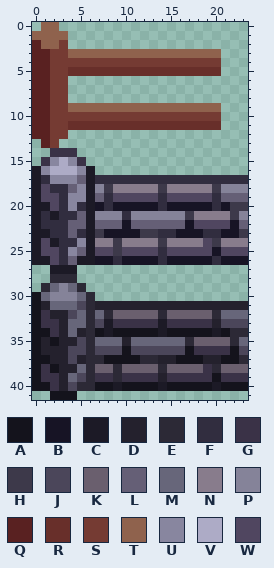
One commit to this pixel-art sprite: Assets/Sprites/wall_brick.png. This is how it looked before the edit.
The file is 24x42 pixels. Colours within 5 levels of each other are drawn and written as one.
Palette (. is transparent): A #14131c  B #171425  C #1c1a26  D #24212d  E #2c2936  F #312d3f  G #3a3247  H #3d394a  J #4b465a  K #6a5f6e  L #655f76  M #67667a  N #887c8c  P #858399  Q #592121  R #682f2a  S #753b33  T #8f624d  U #88869f  V #adabc6  W #504660
Pixels before, first column x 0:
 0 .TT.....................
 1 TTTT....................
 2 QTTS....................
 3 QQSSTTTTTTTTTTTTTTTTT...
 4 QQSSSSSSSSSSSSSSSSSSS...
 5 QQSSRRRRRRRRRRRRRRRRR...
 6 QQSS....................
 7 QQSS....................
 8 QQSS....................
 9 QQSSTTTTTTTTTTTTTTTTT...
10 QQSSSSSSSSSSSSSSSSSSS...
11 QQSSRRRRRRRRRRRRRRRRR...
12 QQSS....................
13 .QS.....................
14 ..GGG...................
15 .GUVUG..................
16 CUVVVUC.................
17 CFUUULCFFFFFFFFFFFFFFFFF
18 CWFFLUCPHNNNNNHNNNNNHPPP
19 CWWFUUCLFWWWWWFWWWWWFLLL
20 CCWFUFCBFBBBBBFBBBBBFBHH
21 CFCFFLCPPPFPPPPPPHNNNNHP
22 CFFFLLCLLLBLLLLLLBWWWWBL
23 CCFFLFCHBBBBHHFFBBBFFBBH
24 CWCFFUCNNHNNNNHNNNNWHNNN
25 CWWFULCWWHWWWWFWWWWWBWWW
26 CCWFLCCBBFBBBBFBBBBBFBBB
27 ..CCC...................
28 ..EEE...................
29 .EMPME..................
30 AMPPPME.................
31 ADMMMJEDDDDDDDDDDDDDDDDD
32 AGDDJMEMEKKKKKEKKKKKEMMM
33 AGGDMMEJCGGGGGCGGGGGDJJJ
34 AAGDMDEACAAAAACAAAAACAEE
35 ADADDJEMMMDMMMMMMEKKKKEM
36 ADDDJJEJJJAJJJJJJAGGGGAJ
37 AADDJDEEAAAAEEDDAAADDAAE
38 AGADDMEKKEKKKKEKKKKGEKKK
39 AGGDMJEGGEGGGGDGGGGGAGGG
40 AAGDJEEAACAAAACAAAAACAAA
41 ..AAA...................
New version:
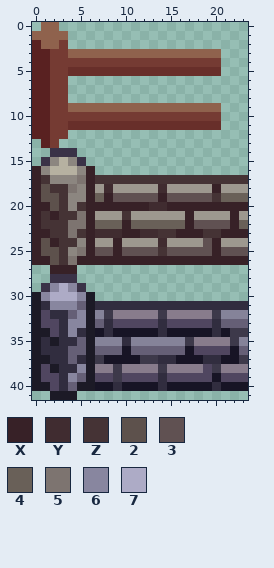
Colours new in this view: X #372127  Y #402c30  Z #453335  2 #5d514c  3 #605152  4 #696058  5 #7d7470  6 #88869f  7 #adabc6
From old to new:
{"colour":"K","old":"#6a5f6e","new":"#887c8c"}
{"colour":"N","old":"#887c8c","new":"#9d988f"}
{"colour":"U","old":"#88869f","new":"#8c8680"}
{"colour":"V","old":"#adabc6","new":"#b6b1a1"}
{"y":16,"x":0,"old":"C","new":"X"}
{"y":16,"x":6,"old":"C","new":"X"}
{"y":17,"x":0,"old":"CF","new":"XZ"}
{"y":17,"x":5,"old":"LCFFFFFFFFFFFFFFFFF","new":"5XZZZZZZZZZZZZZZZZZ"}
{"y":18,"x":0,"old":"CWFFL","new":"X2ZZ5"}
{"y":18,"x":6,"old":"CPH","new":"XNY"}
{"y":18,"x":14,"old":"H","new":"Y"}
{"y":18,"x":20,"old":"HPPP","new":"XNNN"}
{"y":19,"x":0,"old":"CWWF","new":"X22Z"}
{"y":19,"x":6,"old":"CLFWWWWWFWWWWWFLLL","new":"X4X33333X33333Z444"}
{"y":20,"x":0,"old":"CCWF","new":"XX2Z"}
{"y":20,"x":5,"old":"FCBFBBBBBFBBBBBFBHH","new":"ZXXXXXXXYYXXXXXXXXX"}
{"y":21,"x":0,"old":"CFCFFLCPPPFPPPPPPH","new":"XZXZZ5XNNNZNNNNNNX"}
{"y":21,"x":22,"old":"HP","new":"XN"}
{"y":22,"x":0,"old":"CFFFLLCLLLBLLLLLLBWWWWBL","new":"XZZZ55X444X444444X3333X4"}
{"y":23,"x":0,"old":"CCFFLFCHBBBBHHFFBBBFFBBH","new":"XXZZ5ZXYYYXXYYZZXXXZZXXX"}
{"y":24,"x":0,"old":"CWCFF","new":"X2XZZ"}
{"y":24,"x":6,"old":"C","new":"X"}
{"y":24,"x":9,"old":"H","new":"X"}
{"y":24,"x":14,"old":"H","new":"Y"}
{"y":24,"x":19,"old":"WH","new":"3X"}
{"y":25,"x":0,"old":"CWWF","new":"X22Z"}
{"y":25,"x":5,"old":"LCWWHWWWWFWWWWWBWWW","new":"5X33X3333Z33333X333"}
{"y":26,"x":0,"old":"CCWFLCCBBFBBBBFBBBBBFBBB","new":"XX2Z5XXXXXXXXXXXXXXXXXXX"}
{"y":27,"x":2,"old":"CCC","new":"XXX"}
{"y":28,"x":2,"old":"EEE","new":"GGG"}
{"y":29,"x":1,"old":"EMPME","new":"G676G"}
{"y":30,"x":0,"old":"AMPPPME","new":"C67776C"}
{"y":31,"x":0,"old":"ADMMMJEDDDDDDDDDDDDDDDDD","new":"CF666LCFFFFFFFFFFFFFFFFF"}
{"y":32,"x":0,"old":"AGDDJMEME","new":"CWFFL6CPH"}
{"y":32,"x":14,"old":"E","new":"H"}
{"y":32,"x":20,"old":"EMMM","new":"HPPP"}
{"y":33,"x":0,"old":"AGGDMMEJCGGGGGCGGGGGDJJJ","new":"CWWF66CLFWWWWWFWWWWWFLLL"}
{"y":34,"x":0,"old":"AAGDMDEACAAAAACAAAAACAEE","new":"CCWF6FCBFBBBBBFBBBBBFBHH"}
{"y":35,"x":0,"old":"ADADDJEMMMDMMMMMME","new":"CFCFFLCPPPFPPPPPPH"}
{"y":35,"x":22,"old":"EM","new":"HP"}
{"y":36,"x":0,"old":"ADDDJJEJJJAJJJJJJAGGGGAJ","new":"CFFFLLCLLLBLLLLLLBWWWWBL"}
{"y":37,"x":0,"old":"AADDJDEEAAAAEEDDAAADDAAE","new":"CCFFLFCHBBBBHHFFBBBFFBBH"}
{"y":38,"x":0,"old":"AGADDME","new":"CWCFF6C"}
{"y":38,"x":9,"old":"E","new":"H"}
{"y":38,"x":14,"old":"E","new":"H"}
{"y":38,"x":19,"old":"GE","new":"WH"}
{"y":39,"x":0,"old":"AGGDMJEGGEGGGGDGGGGGAGGG","new":"CWWF6LCWWHWWWWFWWWWWBWWW"}
{"y":40,"x":0,"old":"AAGDJEEAACAAAACAAAAACAAA","new":"CCWFLCCBBFBBBBFBBBBBFBBB"}
{"y":41,"x":2,"old":"AAA","new":"CCC"}
